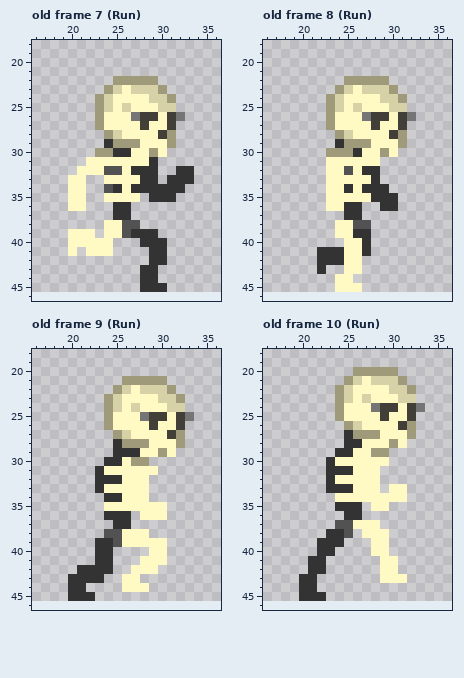
File history of a pixel-art file, AsespriteFiles/Player.aseprite. The picture above was drawn from the file before the commit.
40x32 pixels, 26 frames. Colours within 5 levels of each other are drawn and written as one. Shown: old frame 7 (Run): x 16..36, y 18..46; old frame 8 (Run): x 16..36, y 18..46; old frame 9 (Run): x 16..36, y 18..46; old frame 10 (Run): x 16..36, y 18..46. The old version is drawn lined up with the new one, on the new canvas. The commit also changed other frames, which this record leaves out.
And afterwards:
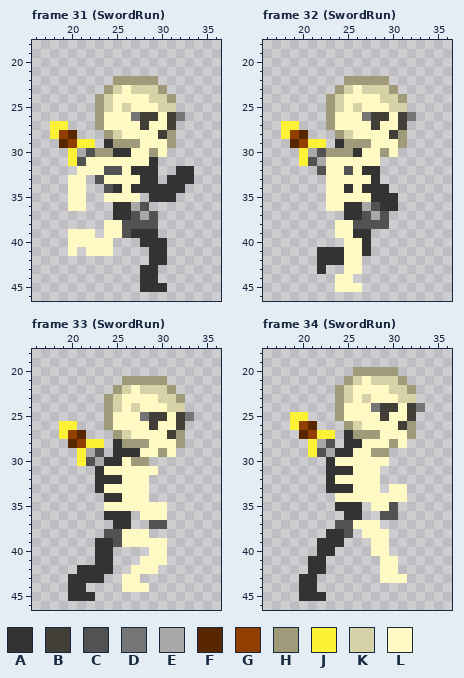
Palette (. is transparent): A #333333  B #423f38  C #525252  D #757575  E #a8a8a8  F #582700  G #913f00  H #9e9a7a  J #fbf236  K #d6d1a7  L #fff9c4
A new or re-ordered frame is compared with the old frame closest to it.
Changes in this commit:
canvas 40x32 -> 60x60, the old top-left corner now at 10,14
frames 26 -> 44
Frame 31 (SwordRun) is new; against old frame 7 (Run):
y 27: x 18..19 .. -> JJ
y 28: x 18..20 ... -> JGF
y 29: x 19..22 .... -> FGJJ
y 30: x 20..22 ... -> JEC
y 31: x 20..21 .. -> JC
y 33: x 23 . -> C
y 36: x 27..28 .. -> EC
y 37: x 27..29 ... -> CEC
y 38: x 28..29 .. -> CC
Frame 32 (SwordRun) is new; against old frame 8 (Run):
y 27: x 18..19 .. -> JJ
y 28: x 18..20 ... -> JGF
y 29: x 19..22 .... -> FGJJ
y 30: x 20..22 ... -> JEC
y 31: x 20..22 ... -> JCE
y 32: x 22 . -> C
y 36: x 27..28 .. -> EC
y 37: x 27..29 ... -> CEC
y 38: x 28..29 .. -> CC
Frame 33 (SwordRun) is new; against old frame 9 (Run):
y 26: x 19..20 .. -> JJ
y 27: x 19..21 ... -> JGF
y 28: x 20..23 .... -> FGJJ
y 29: x 21..23 ... -> JEC
y 30: x 21..23 ... -> JCE
y 37: x 29..30 .. -> CC
Frame 34 (SwordRun) is new; against old frame 10 (Run):
y 25: x 19..20 .. -> JJ
y 26: x 19..21 ... -> JGF
y 27: x 20..23 .... -> FGJJ
y 28: x 21..23 ... -> JEC
y 29: x 21..23 ... -> JCE
y 35: x 30 . -> C
y 36: x 29..30 .. -> CC
